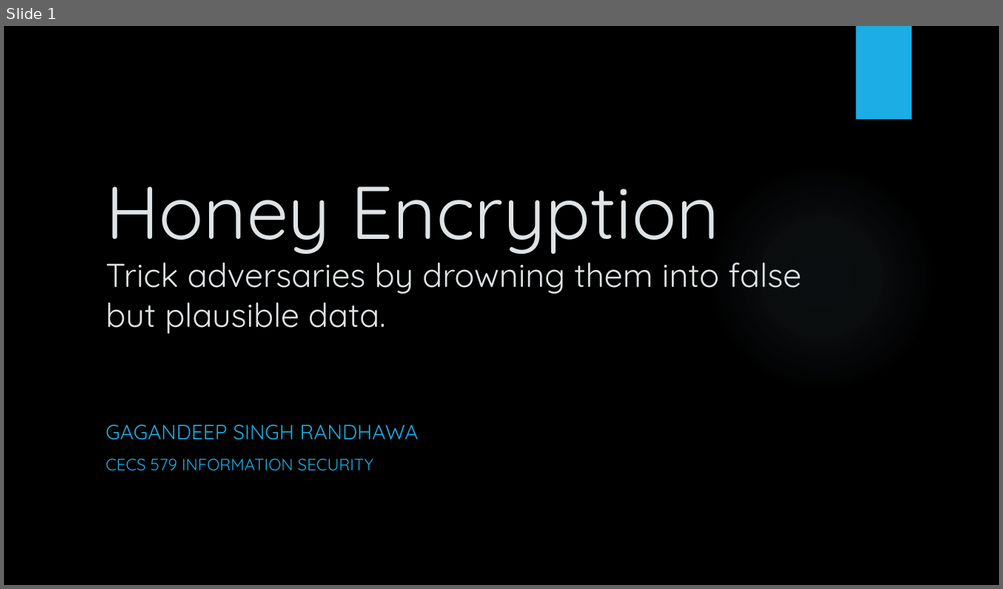
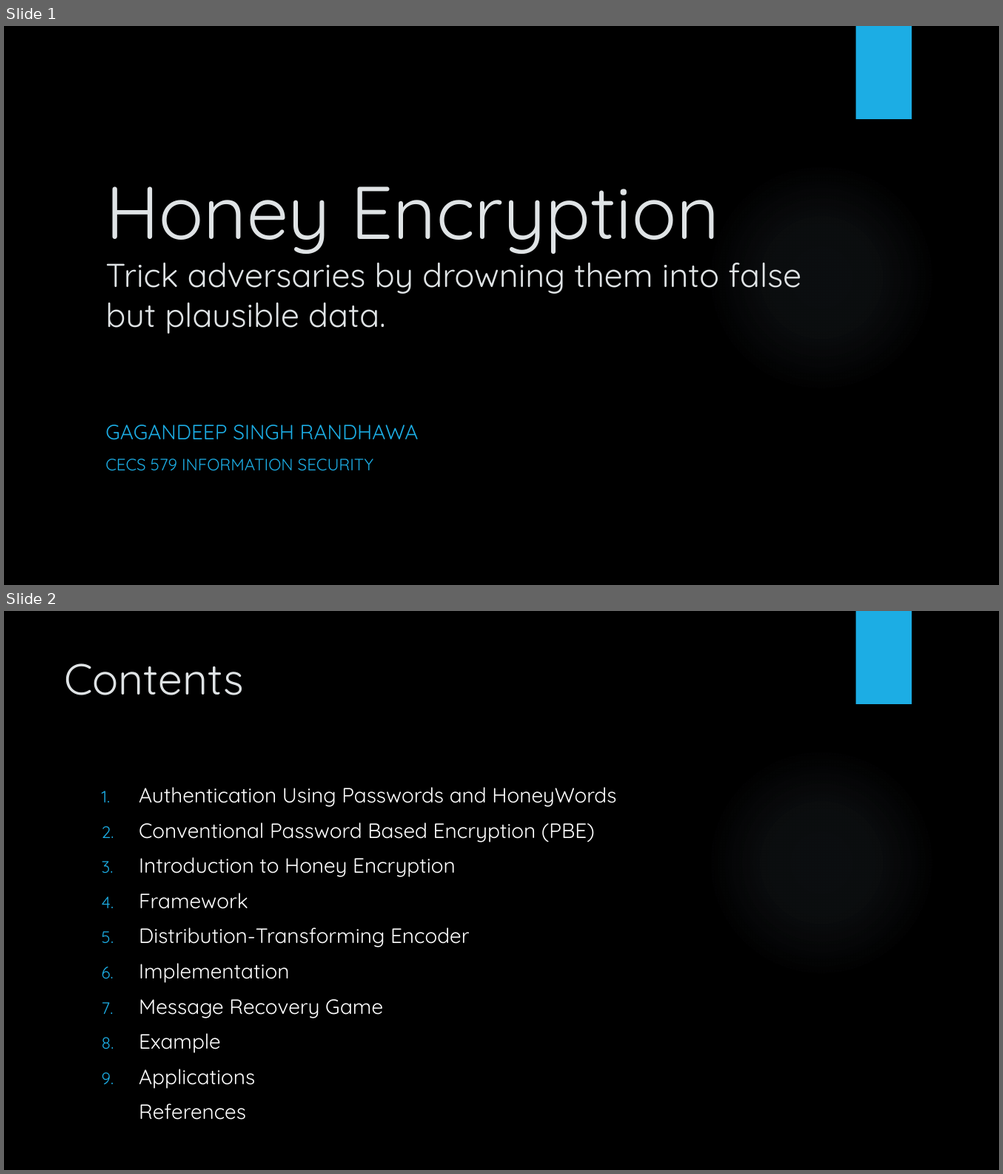
Before and after one commit to gagandeep7717/SecureCall, a slide deck: Presentations/Gagandeepsingh_Randhawa_Survey_Presentation.pptx. Shown one above the other, each under a label of ours: slide 1 before the commit, slides 1 and 2 after it. The pictures are 1003x589 and 1003x1174 pixels, drawn with LibreOffice and Linux fonts; fonts in the diff are those of the drawing; background and template pictures are left out. Boxes give left, top, right and bottom in pixels: in the first picture for what was removed or moved away, otherwise in the second. Text is boxed around its words. In the diff, an @@ line names an element or a change of style, - is before the commit and + after.

```diff
--- a/Presentations/Gagandeepsingh_Randhawa_Survey_Presentation.pptx
+++ b/Presentations/Gagandeepsingh_Randhawa_Survey_Presentation.pptx
@@ slide 2 added at (x1=4, y1=611, x2=999, y2=1170), background picture (left out); not listed: 2 template elements that a slide beside it also shows @@
@@ title added at (x1=64, y1=664, x2=243, y2=695), 42 pt, text #DFE3E5 @@
+Contents
@@ text added at (x1=139, y1=787, x2=616, y2=1120), 20 pt, text #FFFFFF @@
+1. Authentication Using Passwords and HoneyWords
+2. Conventional Password Based Encryption (PBE)
+3. Introduction to Honey Encryption
+4. Framework
+5. Distribution-Transforming Encoder
+6. Implementation
+7. Message Recovery Game
+8. Example
+9. Applications
+References
```
Also in this commit, not shown: 23 other slides added.
